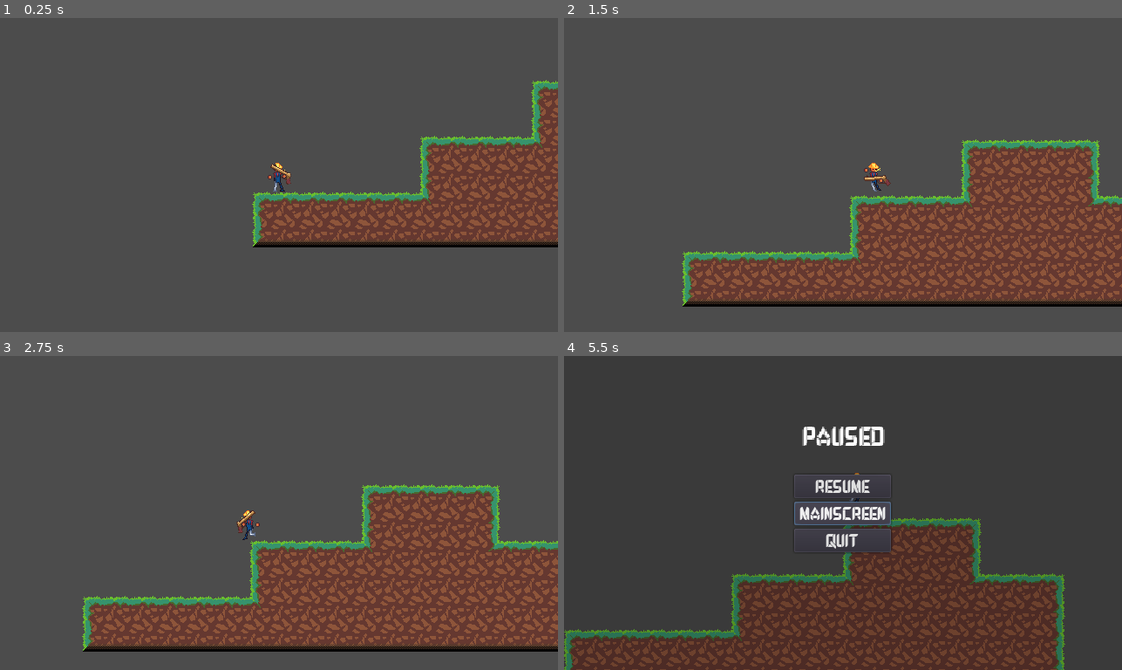
Above: before the commit, frames 1-4 (two rows, left to right).
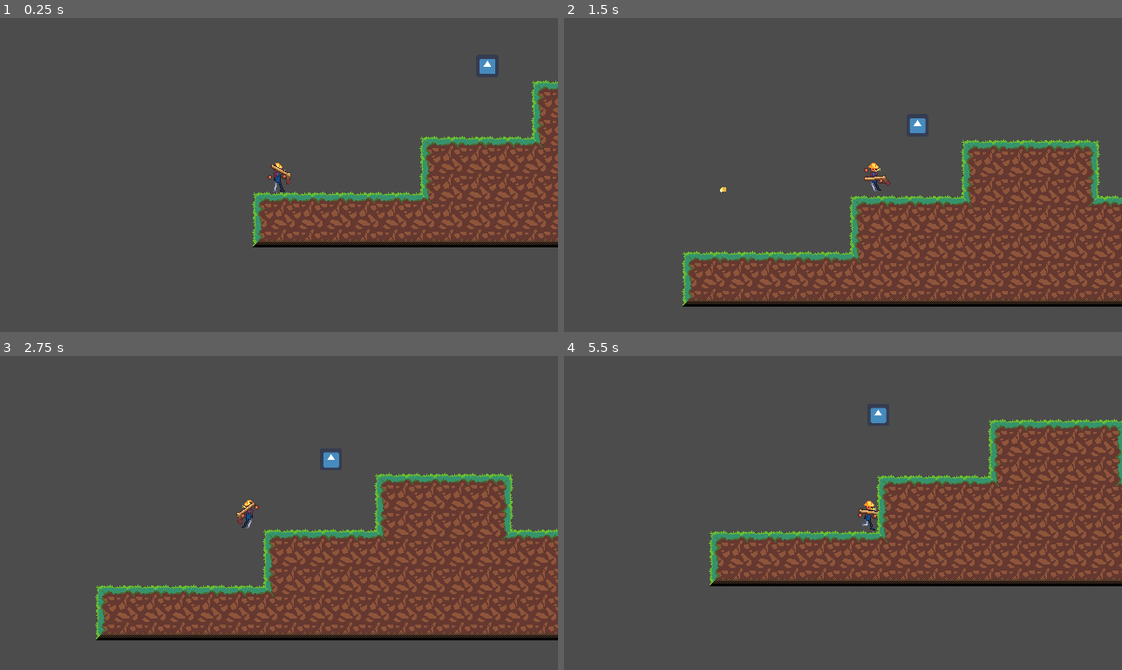
Above: after the commit, the same moments.

Repository: JamesDSource/Cyber-Gunslinger
Game: Godot game, scene res://Game/Game.tscn
Two runs of this game, one before a commit and one after it. Both use one fixed random seed, a clock stepped at 60 frames per second and the inputs below. The project has no main scene, so this scene is started directly. The engine's default icon, where the game draws it, is replaced by a stand-in: a white triangle on a blue panel in a dark square.
Inputs (mouse positions are in pixels of both pictures, inside the frame that each line leads up to):
- Up to frame 1 (0.25 s): no input
- Up to frame 2 (1.5 s): tap Enter at 0.5 s; move the mouse to (965, 159) at 0.52 s; hold Right (Right) from 0.53 s (still down); click (965, 159) at 0.6 s; tap W (Jump) at 0.77 s; move the mouse to (731, 190) at 1.27 s; click (731, 190) at 1.35 s
- Up to frame 3 (2.75 s): tap W (Jump) at 1.52 s; move the mouse to (334, 443) at 2.02 s; release Right (Right) at 2.03 s; hold Left (Left) from 2.03 s (still down); click (334, 443) at 2.1 s
- Up to frame 4 (5.5 s): move the mouse to (815, 575) at 2.77 s; release Left (Left) at 2.78 s; hold Right (Right) 2.78-4.28 s; click (815, 575) at 2.85 s; tap W (Jump) at 3.02, 3.77, 4.52 s; move the mouse to (1010, 560) at 3.52 s; click (1010, 560) at 3.6 s; tap P (Pause, bound only before the commit) at 4.15 s; move the mouse to (675, 465) at 4.27 s; hold Left (Left) 4.28-5.03 s; click (675, 465) at 4.35 s; move the mouse to (870, 513) at 5.02 s; hold Right (Right) from 5.03 s (still down); click (870, 513) at 5.1 s

The runs differ from the first frame. In frame 1, 0.1% of the frame differs, in the area x 85-89%, y 13-18%; in frame 2, 0.2%; in frame 3, 20%; in frame 4, 44%, in the area x 0-100%, y 16-100%.

Commit message:
commit_12/5/2020
Drone

Diff:
--- a/Bullet/Bullet.gd
+++ b/Bullet/Bullet.gd
@@ -3,6 +3,7 @@
 export(Array, String, "Player", "Enemies") var exception_groups = []
 var direction = Vector2(1, 1)
 export var speed = 20
+export var damage = 1
 
 func _physics_process(delta):
 	move_and_collide(direction * speed, false)
@@ -17,5 +18,5 @@
 		if body.is_in_group(group): # damage
 			is_exception = true
 	if !is_exception:
-		#if body.has_method("damage"): body.damage()
+		if body.has_method("damage"): body.damage(damage)
 		queue_free()
--- /dev/null
+++ b/Drone/Drone.gd
@@ -0,0 +1,57 @@
+extends KinematicBody2D
+
+enum STATE {
+	IDLE
+	CHASE,
+	ATTACK
+}
+var state = STATE.IDLE
+var target = null
+var move_direction = Vector2()
+var velocity = Vector2()
+var speed = 100
+var acceleration = 50
+
+var hp = 3
+func damage(hp_damage):
+	hp = max(hp - hp_damage, 0)
+	if hp <= 0:
+		queue_free()
+
+onready var nav = get_parent()
+
+func _ready():
+	add_to_group("Enemies")
+
+func _process(delta):
+	var can_see = false
+	if target != null:
+		$Sight.cast_to = target.global_position - global_position
+		if $Sight.is_colliding() && $Sight.get_collider() == target:
+			can_see = true
+
+	match(state):
+		STATE.IDLE:
+			if target != null && can_see:
+				state = STATE.CHASE
+
+		STATE.CHASE:
+			if can_see:
+				state = STATE.ATTACK
+			var path = nav.get_simple_path(global_position, nav.get_closest_point(target.global_position))
+			if path.size() > 1:
+				var direction = path[1] - global_position
+				move_direction = direction.normalized()
+
+		STATE.ATTACK:
+			if !can_see:
+				state = STATE.CHASE
+
+func _physics_process(delta):
+	velocity = velocity.linear_interpolate(move_direction*speed, acceleration*delta)
+	velocity = move_and_slide(velocity, Vector2.UP)
+	move_direction = Vector2()
+
+func _on_DetectionRadius_body_entered(body):
+	if body.is_in_group("Player"):
+		target = body
--- /dev/null
+++ b/Drone/Drone.tscn
@@ -0,0 +1,27 @@
+[gd_scene load_steps=4 format=2]
+
+[ext_resource path="res://icon.png" type="Texture" id=1]
+[ext_resource path="res://Drone/Drone.gd" type="Script" id=2]
+
+[sub_resource type="CircleShape2D" id=1]
+radius = 320.0
+
+[node name="Drone" type="KinematicBody2D"]
+script = ExtResource( 2 )
+
+[node name="Sprite" type="Sprite" parent="."]
+scale = Vector2( 0.4, 0.4 )
+texture = ExtResource( 1 )
+
+[node name="CollisionPolygon2D" type="CollisionPolygon2D" parent="."]
+scale = Vector2( 0.4, 0.4 )
+polygon = PoolVector2Array( 32, -32, 32, 32, -32, 32, -32, -32, 31, -32 )
+
+[node name="DetectionRadius" type="Area2D" parent="."]
+
+[node name="CollisionShape2D" type="CollisionShape2D" parent="DetectionRadius"]
+shape = SubResource( 1 )
+
+[node name="Sight" type="RayCast2D" parent="."]
+enabled = true
+[connection signal="body_entered" from="DetectionRadius" to="." method="_on_DetectionRadius_body_entered"]
--- a/Game/Game.tscn
+++ b/Game/Game.tscn
@@ -1,8 +1,14 @@
-[gd_scene load_steps=4 format=2]
+[gd_scene load_steps=6 format=2]
 
 [ext_resource path="res://Player/Player.tscn" type="PackedScene" id=1]
 [ext_resource path="res://Tilesets/Dirt/Dirt.tres" type="TileSet" id=2]
 [ext_resource path="res://Pause/Pause.tscn" type="PackedScene" id=3]
+[ext_resource path="res://Drone/Drone.tscn" type="PackedScene" id=4]
+
+[sub_resource type="NavigationPolygon" id=1]
+vertices = PoolVector2Array( 64, 64, 64, 0, 640, 0, 360, 64, 640, 128, 568, 128, 568, 64, 360, 128, 232, 128, 232, 192, 64, 192 )
+polygons = [ PoolIntArray( 0, 1, 2, 3 ), PoolIntArray( 2, 4, 5, 6 ), PoolIntArray( 3, 7, 8, 0 ), PoolIntArray( 8, 9, 10, 0 ), PoolIntArray( 2, 6, 3 ), PoolIntArray( 0, 10, 10 ) ]
+outlines = [ PoolVector2Array( 64, 192, 64, 192, 64, 64, 64, 0, 640, 0, 640, 128, 568, 128, 568, 64, 360, 64, 360, 128, 232, 128, 232, 192 ) ]
 
 [node name="Game" type="Node"]
 
@@ -19,3 +25,12 @@
 
 [node name="Pause" parent="CanvasLayer" instance=ExtResource( 3 )]
 visible = false
+
+[node name="Navigation2D" type="Navigation2D" parent="."]
+
+[node name="NavigationPolygonInstance" type="NavigationPolygonInstance" parent="Navigation2D"]
+position = Vector2( 0, -64 )
+navpoly = SubResource( 1 )
+
+[node name="Drone" parent="Navigation2D" instance=ExtResource( 4 )]
+position = Vector2( 336, 48 )
--- a/project.godot
+++ b/project.godot
@@ -23,7 +23,7 @@
 window/size/height=360
 window/size/resizable=false
 window/size/fullscreen=true
-window/stretch/mode="2d"
+window/stretch/mode="viewport"
 window/stretch/aspect="keep"
 
 [importer_defaults]
@@ -69,10 +69,9 @@
 , Object(InputEventKey,"resource_local_to_scene":false,"resource_name":"","device":0,"alt":false,"shift":false,"control":false,"meta":false,"command":false,"pressed":false,"scancode":16777232,"unicode":0,"echo":false,"script":null)
  ]
 }
-Pause={
+Shoot={
 "deadzone": 0.5,
-"events": [ Object(InputEventKey,"resource_local_to_scene":false,"resource_name":"","device":0,"alt":false,"shift":false,"control":false,"meta":false,"command":false,"pressed":false,"scancode":80,"unicode":0,"echo":false,"script":null)
-, Object(InputEventKey,"resource_local_to_scene":false,"resource_name":"","device":0,"alt":false,"shift":false,"control":false,"meta":false,"command":false,"pressed":false,"scancode":16777217,"unicode":0,"echo":false,"script":null)
+"events": [ Object(InputEventMouseButton,"resource_local_to_scene":false,"resource_name":"","device":0,"alt":false,"shift":false,"control":false,"meta":false,"command":false,"button_mask":0,"position":Vector2( 0, 0 ),"global_position":Vector2( 0, 0 ),"factor":1.0,"button_index":1,"pressed":false,"doubleclick":false,"script":null)
  ]
 }
 
--- a/sawblade/sawblade.tscn
+++ b/sawblade/sawblade.tscn
@@ -1,9 +1,9 @@
 [gd_scene load_steps=8 format=2]
 
-[ext_resource path="res://sawblade/sawblade.gd" type="Script" id=1]
+[ext_resource path="res://sawblade/Sawblade.gd" type="Script" id=1]
 [ext_resource path="res://sawblade/Blades.png" type="Texture" id=2]
 
-[sub_resource type="CircleShape2D" id=5]
+[sub_resource type="CircleShape2D" id=1]
 radius = 15.0
 
 [sub_resource type="AtlasTexture" id=2]
Not shown, added: Logo/cyberredneck-transparent.png.import
Not shown: 2 places in sawblade/sawblade.tscn that only renumber resources
